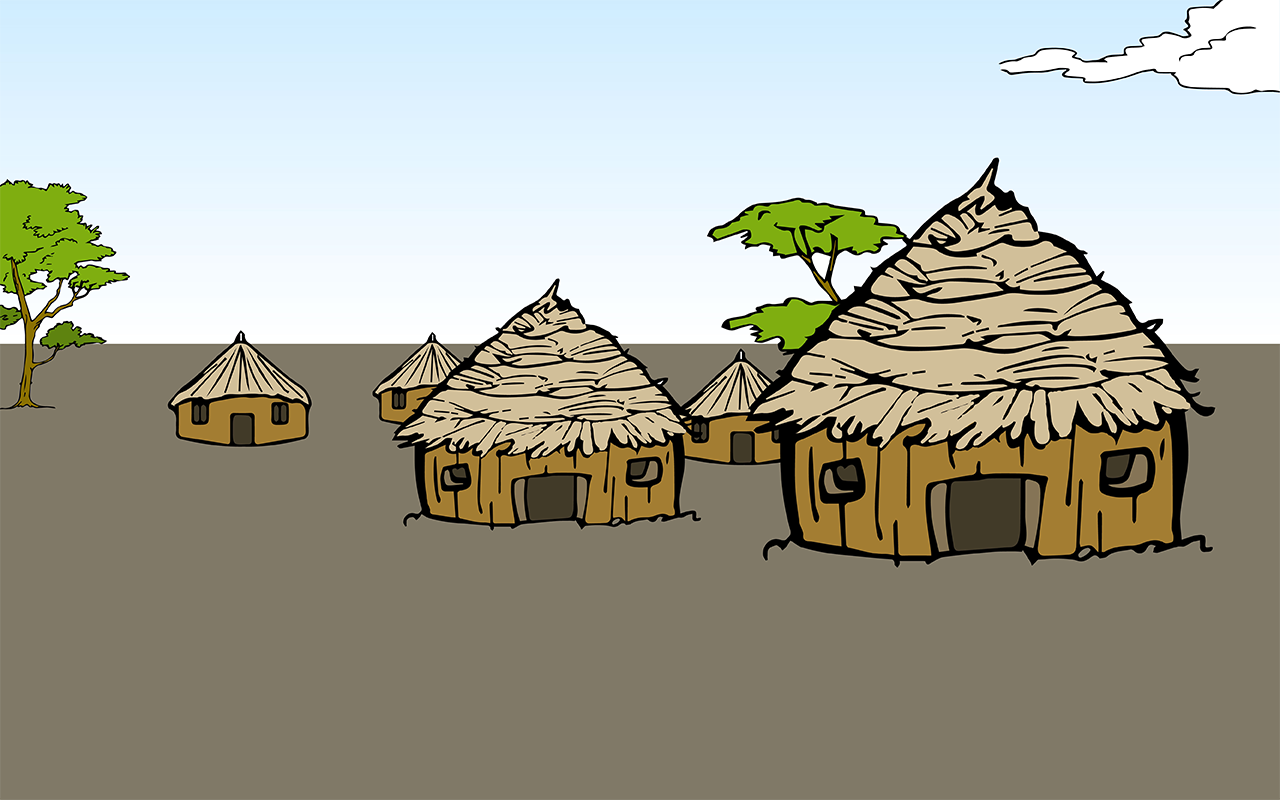
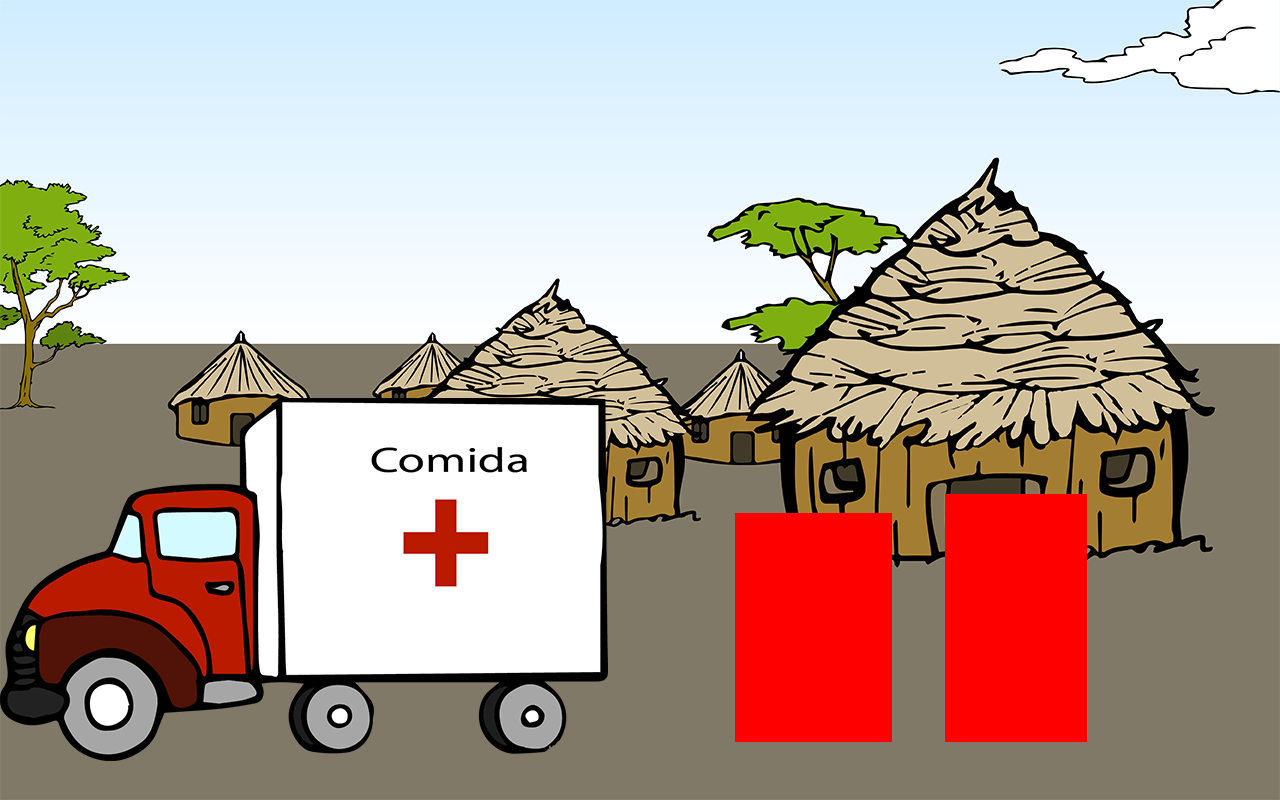
Layers edited between the first and the second 1280×800 image:
added layer "kwktruckf" above "kwkafr" over [0, 398, 608, 761]
added layer "kwkafr" above "kwkexp" over [735, 513, 892, 742]
added layer "kwkexp" above "kwkFondoAfrica" over [945, 494, 1087, 742]
